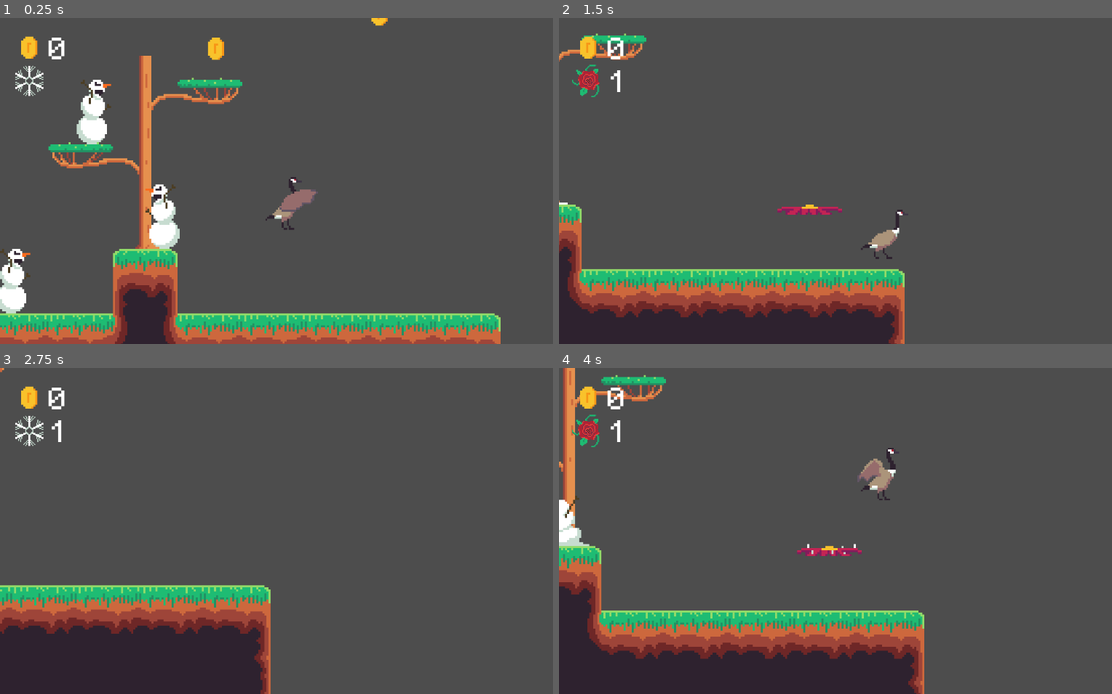
Above: before the commit, frames 1-4 (two rows, left to right).
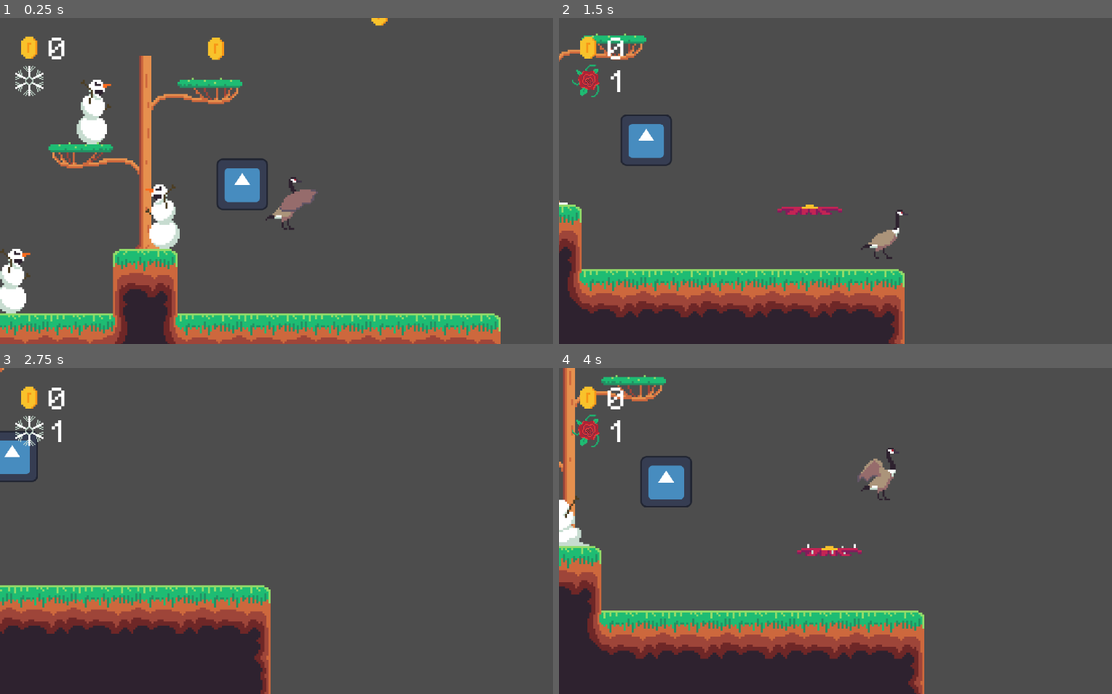
Above: after the commit, the same moments.

Repository: jbroberg42/Spring_Jam_2026
Game: Godot game, scene res://scenes/game.tscn
The game is run twice, just before and just after one commit, with the same random seed, the same clock (stepped at 60 frames per second) and the same inputs. The engine's default icon, where the game draws it, is replaced by a stand-in: a white triangle on a blue panel in a dark square.
Inputs:
- Up to frame 1 (0.25 s): no input
- Up to frame 2 (1.5 s): hold D (move_right) from 0.53 s (still down); tap E (switch) at 0.6, 1.35 s; tap Space (jump) at 0.77 s
- Up to frame 3 (2.75 s): tap Space (jump) at 1.52 s; release D (move_right) at 2.03 s; hold A (move_left) from 2.03 s (still down); tap E (switch) at 2.1 s
- Up to frame 4 (4 s): release A (move_left) at 2.78 s; hold D (move_right) from 2.78 s (still down); tap E (switch) at 2.85, 3.6 s; tap Space (jump) at 3.02, 3.77 s

The runs differ from the first frame. In frame 1, 0.9% of the frame differs, in the area x 39-49%, y 42-60%; in frame 2, 0.8%; in frame 3, 0.6%; in frame 4, 0.9%, in the area x 14-25%, y 26-43%.

Commit message:
level system
- created load_next_level function
- created macguffin.tcsn to trigger function

Diff:
--- a/scenes/game.tscn
+++ b/scenes/game.tscn
@@ -7,6 +7,7 @@
 [ext_resource type="PackedScene" uid="uid://cdsksi2n4eyfj" path="res://scenes/killzone.tscn" id="5_iywne"]
 [ext_resource type="PackedScene" uid="uid://cdla4ro8ecejr" path="res://scenes/snowman.tscn" id="6_p57ef"]
 [ext_resource type="PackedScene" uid="uid://colt1wcbh05xx" path="res://scenes/flower.tscn" id="7_u5sy4"]
+[ext_resource type="PackedScene" uid="uid://b2nwmnujtsats" path="res://scenes/macguffin.tscn" id="10_kvpfn"]
 [ext_resource type="PackedScene" uid="uid://brsw35h7doxjk" path="res://scenes/score.tscn" id="10_vtaks"]
 [ext_resource type="PackedScene" uid="uid://dqmtby6fooixc" path="res://scenes/season_controller.tscn" id="11_kvpfn"]
 
@@ -255,9 +256,6 @@
 [node name="Coin" parent="." unique_id=1759638673 instance=ExtResource("4_lbhrr")]
 position = Vector2(68, -83)
 
-[node name="GameManager2" parent="." unique_id=1825844322 instance=ExtResource("1_vtaks")]
-unique_name_in_owner = true
-
 [node name="Coin8" parent="." unique_id=609307312 instance=ExtResource("4_lbhrr")]
 position = Vector2(68, -83)
 
@@ -279,7 +277,7 @@
 [node name="Coin7" parent="." unique_id=2109811958 instance=ExtResource("4_lbhrr")]
 position = Vector2(376, -176)
 
+[node name="macguffin" parent="." unique_id=1541742947 instance=ExtResource("10_kvpfn")]
+
 [connection signal="spring" from="GameManager" to="HUD/Control/VBoxContainer/Season_controller" method="_on_game_manager_spring"]
 [connection signal="winter" from="GameManager" to="HUD/Control/VBoxContainer/Season_controller" method="_on_game_manager_winter"]
-[connection signal="spring" from="GameManager2" to="HUD/Control/VBoxContainer/Season_controller" method="_on_game_manager_spring"]
-[connection signal="winter" from="GameManager2" to="HUD/Control/VBoxContainer/Season_controller" method="_on_game_manager_winter"]
--- /dev/null
+++ b/scenes/macguffin.gd
@@ -0,0 +1,8 @@
+extends Area2D
+
+@onready var game_manager: Node = %GameManager
+
+
+
+func _on_body_entered(body: Node2D) -> void:
+	game_manager.load_next_level()
--- /dev/null
+++ b/scenes/macguffin.tscn
@@ -0,0 +1,22 @@
+[gd_scene format=3 uid="uid://b2nwmnujtsats"]
+
+[ext_resource type="Script" uid="uid://ppdvwm8dpm67" path="res://scenes/macguffin.gd" id="1_nfo6c"]
+[ext_resource type="Texture2D" uid="uid://dvl42vwwc6pdq" path="res://icon.svg" id="2_odbxc"]
+
+[sub_resource type="RectangleShape2D" id="RectangleShape2D_kvuet"]
+size = Vector2(8, 7)
+
+[node name="macguffin" type="Area2D" unique_id=1541742947]
+collision_mask = 2
+script = ExtResource("1_nfo6c")
+metadata/_edit_group_ = true
+
+[node name="Sprite2D" type="Sprite2D" parent="." unique_id=1604170270]
+scale = Vector2(0.2, 0.2)
+texture = ExtResource("2_odbxc")
+
+[node name="CollisionShape2D" type="CollisionShape2D" parent="." unique_id=701892352]
+scale = Vector2(3.0902138, 3.0902138)
+shape = SubResource("RectangleShape2D_kvuet")
+
+[connection signal="body_entered" from="." to="." method="_on_body_entered"]
--- a/scripts/game_manager.gd
+++ b/scripts/game_manager.gd
@@ -8,6 +8,9 @@
 func add_score(amount: int):
 	GameState.score += amount
 	score.text = str(GameState.score)
+
+func load_next_level():
+	get_tree().change_scene_to_file(GameState.level_list[GameState.level + 1])
 
 func switch_seasons():
 	GameState.is_winter = !GameState.is_winter
--- a/scripts/game_state.gd
+++ b/scripts/game_state.gd
@@ -1,7 +1,7 @@
 extends Node
 
 var score: int = 0
-var level: int = 1
+var level: int = 0
 var time_taken: int = 0
 var is_winter: bool = true
 
@@ -9,6 +9,11 @@
 var ability_ready: bool = true
 
 var have_ring: bool = false
+
+var level_list: Array[String] = [
+	"res://scenes/game.tscn",
+	"res://scenes/level0.tscn"
+	]
 
 func reset():
 	score = 0
Not shown, added: scenes/macguffin.gd.uid
